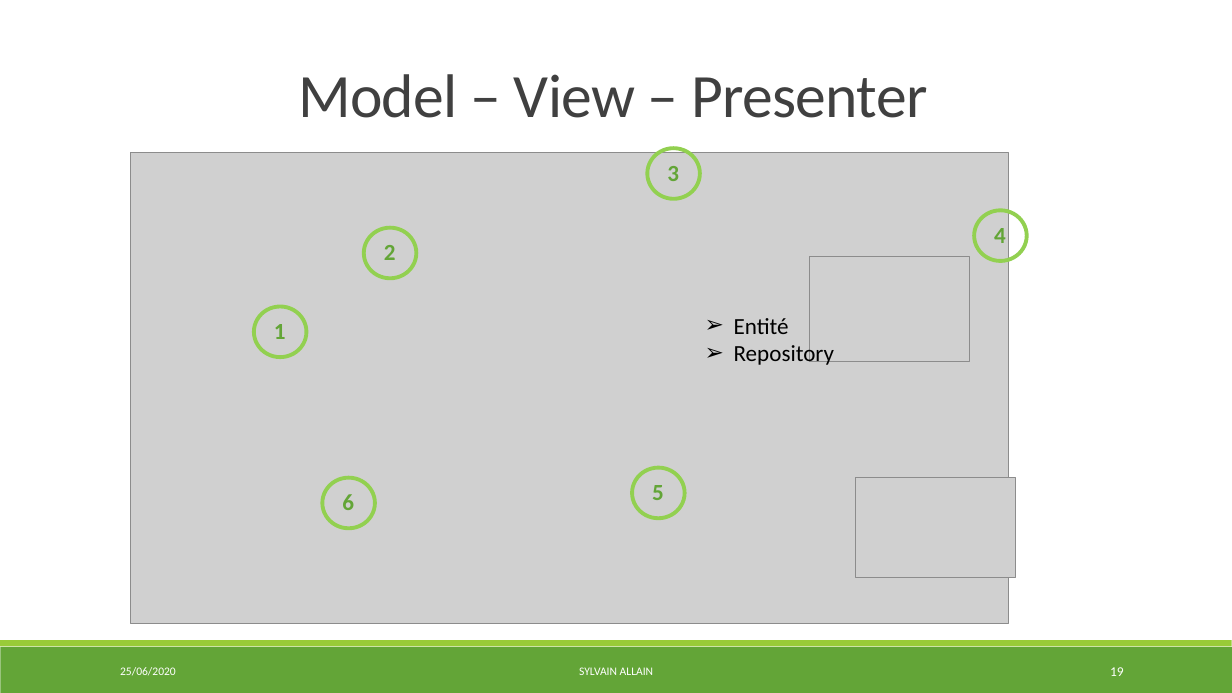
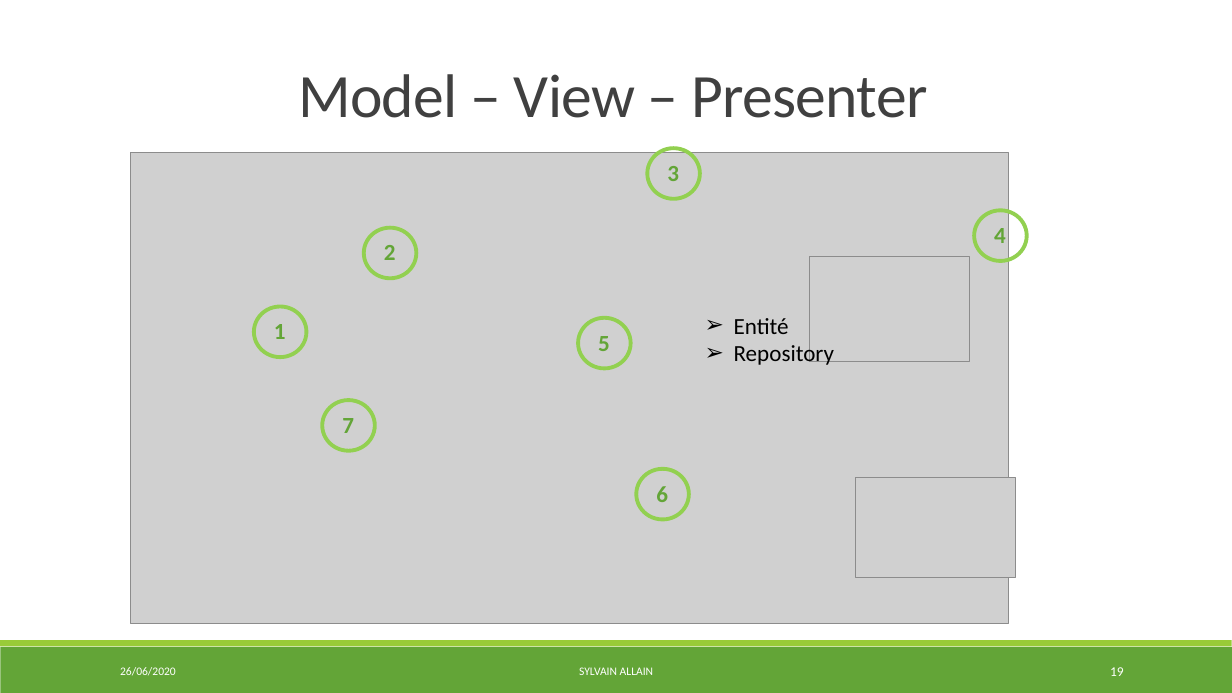
Before and after one commit to S2LF/ProjetPro, a slide deck: slide 19 of ProjetTof’Box.pptx. Drawn at 1232x693 pixels with LibreOffice and Linux fonts; fonts in the diff are those of the drawing; grey boxes stand for pictures. Boxes give left, top, right and bottom in pixels: in the first picture for what was removed or moved away, otherwise in the second. Text is boxed around its words. In the diff, an @@ line names an element or a change of style, - is before the commit and + after.

Commit message:
Update PPT

```diff
--- a/ProjetTof’Box.pptx
+++ b/ProjetTof’Box.pptx
@@ ellipse: place and size @@
-ellipse at box(632, 468, 685, 518)
+ellipse at box(579, 318, 631, 369)
@@ text "5": place and size @@
-text "5" at box(652, 485, 664, 500)
+text "5" at box(598, 336, 610, 351)
@@ ellipse added at box(323, 400, 375, 451), outline #92D050 3 pt @@
@@ text added at box(342, 418, 354, 433), 18 pt, text #63A537, bold @@
+7
@@ ellipse: place and size @@
-ellipse at box(323, 478, 375, 529)
+ellipse at box(637, 469, 689, 519)
@@ text "6": place and size @@
-text "6" at box(342, 494, 354, 510)
+text "6" at box(656, 486, 668, 502)
@@ text at box(120, 667, 176, 676): text changed @@
-25/06/2020
+26/06/2020
```
Also in this commit, not shown: 30 other slides changed.
